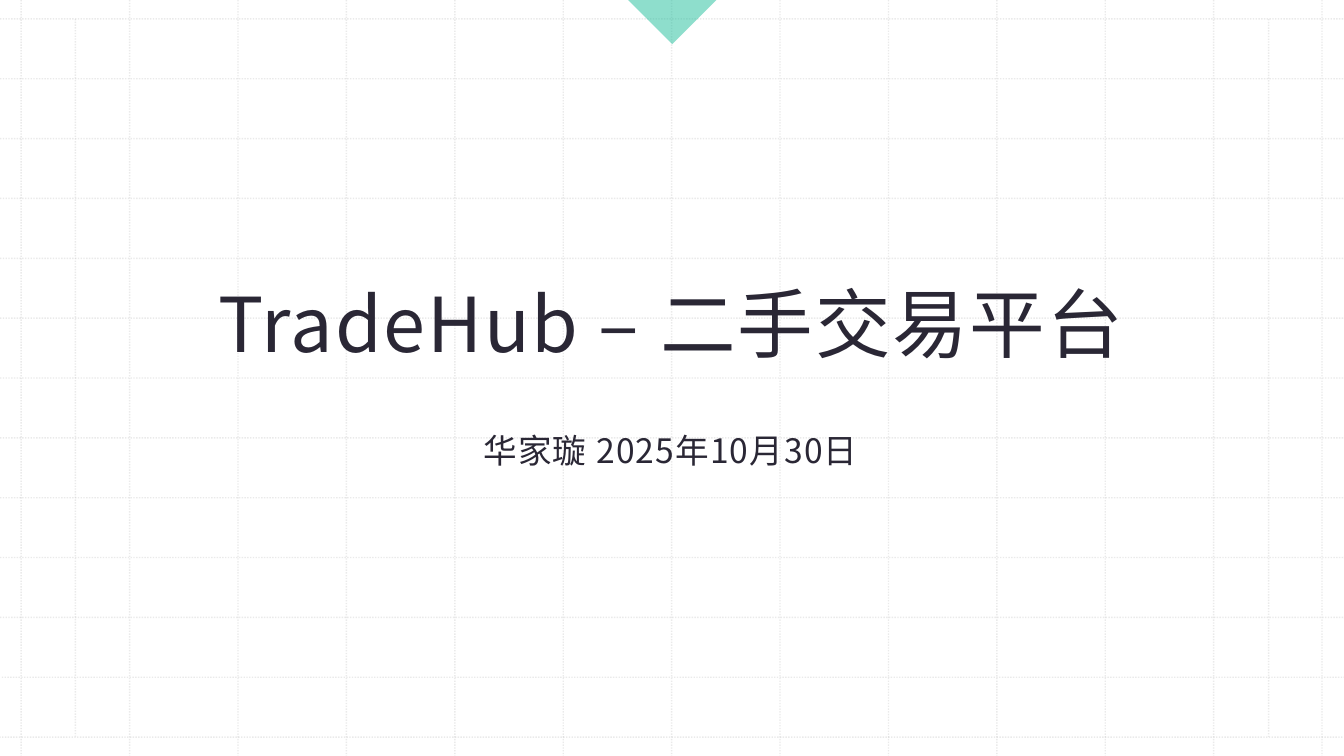
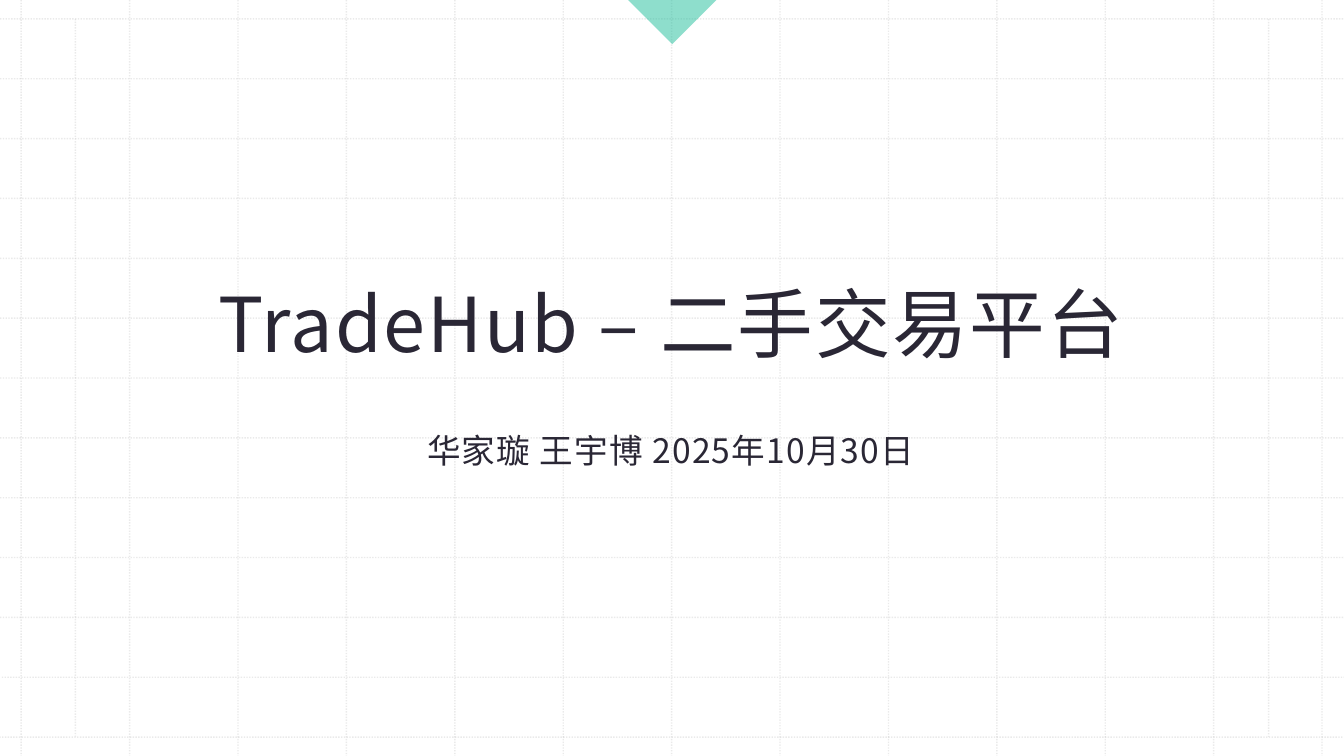
Before and after one commit to XiaCang/BuaaDB, a slide deck: slide 1 of doc/第一次进度检查.pptx. Drawn at 1344x756 pixels with LibreOffice and Linux fonts; fonts in the diff are those of the drawing. Boxes give left, top, right and bottom in pixels: in the first picture for what was removed or moved away, otherwise in the second. Text is boxed around its words. In the diff, an @@ line names an element or a change of style, - is before the commit and + after.

```diff
--- a/doc/第一次进度检查.pptx
+++ b/doc/第一次进度检查.pptx
@@ subtitle at bbox=[427, 434, 914, 466]: text changed @@
-华家璇 2025年10月30日
+华家璇 王宇博 2025年10月30日
```
Also in this commit, not shown: 5 other slides changed, 14 other files.
